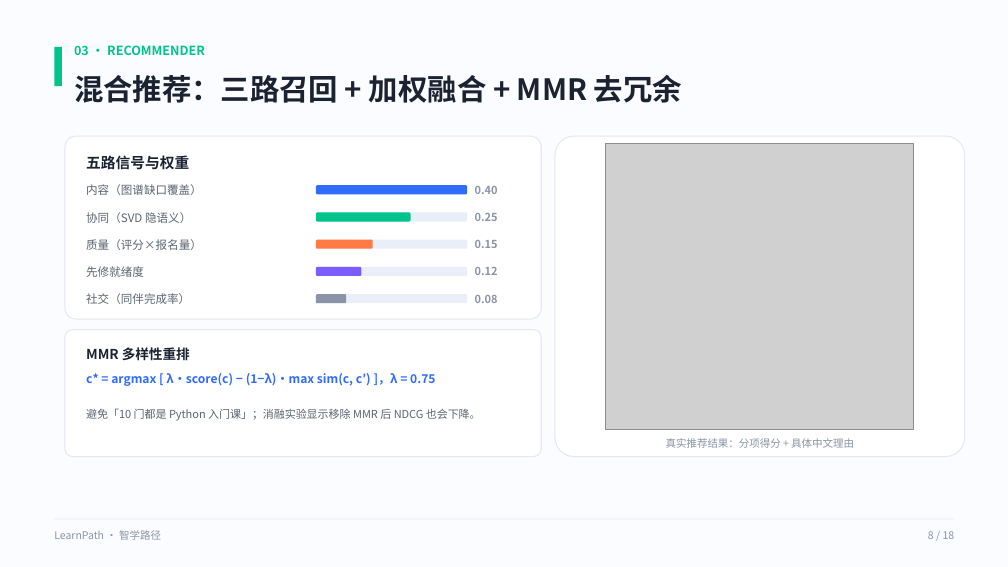
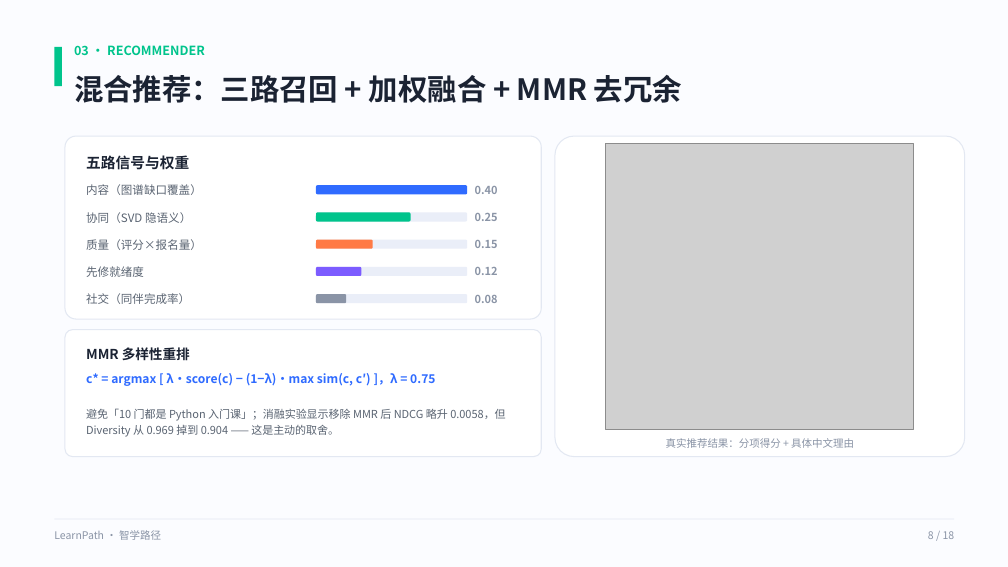
Before and after one commit to ZK-1223/Implementation_of_Personalized_Course_Recommendations_for_Online_Learning, a slide deck: slide 8 of docs/slides/智能应用系统课程设计-第5题-答辩PPT.pptx. Drawn at 1008x567 pixels with LibreOffice and Linux fonts; fonts in the diff are those of the drawing; grey boxes stand for pictures. Boxes give left, top, right and bottom in pixels: in the first picture for what was removed or moved away, otherwise in the second. Text is boxed around its words. In the diff, an @@ line names an element or a change of style, - is before the commit and + after.

```diff
--- a/docs/slides/智能应用系统课程设计-第5题-答辩PPT.pptx
+++ b/docs/slides/智能应用系统课程设计-第5题-答辩PPT.pptx
@@ text at (86, 408, 505, 437): text changed @@
-避免「10 门都是 Python 入门课」；消融实验显示移除 MMR 后 NDCG 也会下降。
+避免「10 门都是 Python 入门课」；消融实验显示移除 MMR 后 NDCG 略升 0.0058，但 Diversity 从 0.969 掉到 0.904 —— 这是主动的取舍。
```
Also in this commit, not shown: 4 other files.
